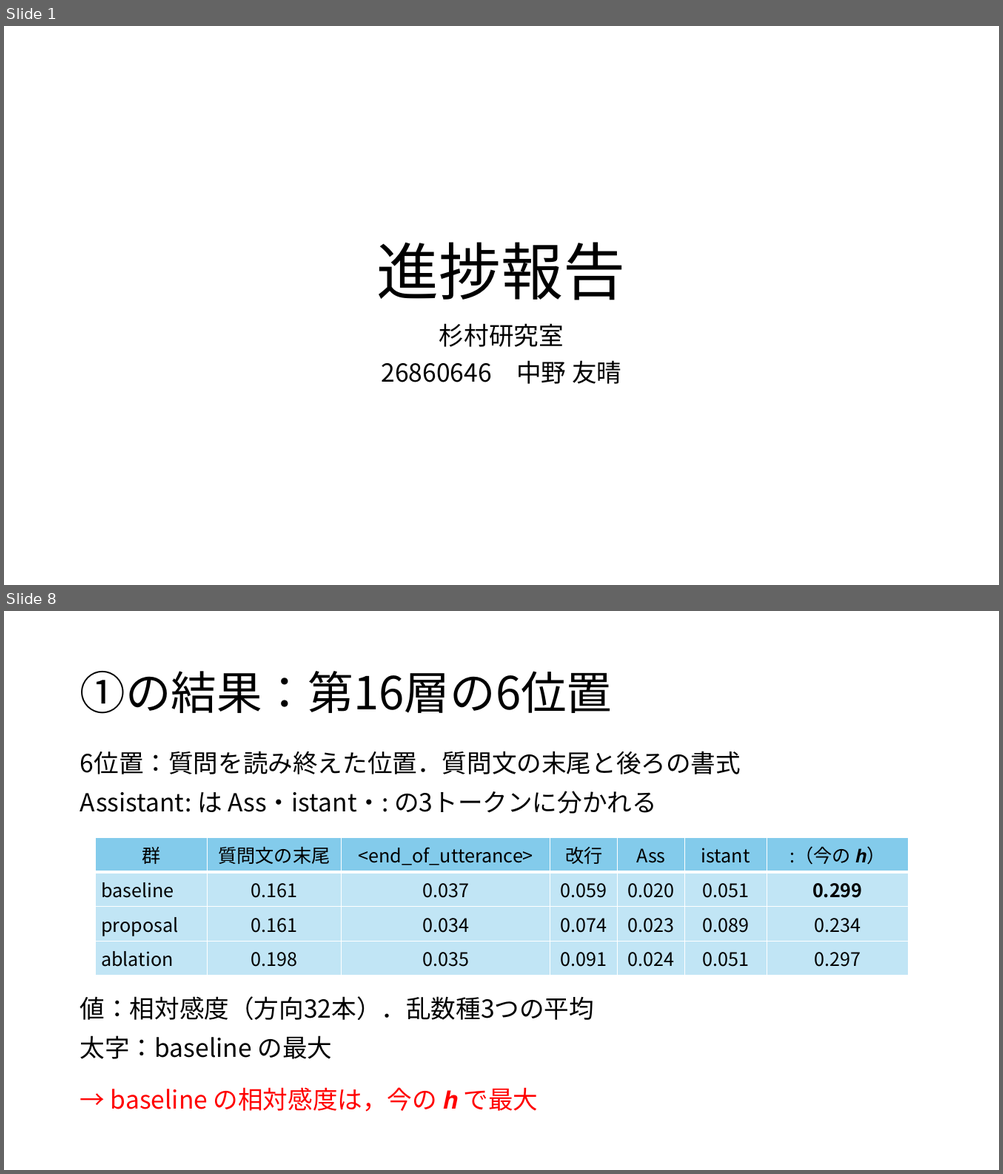
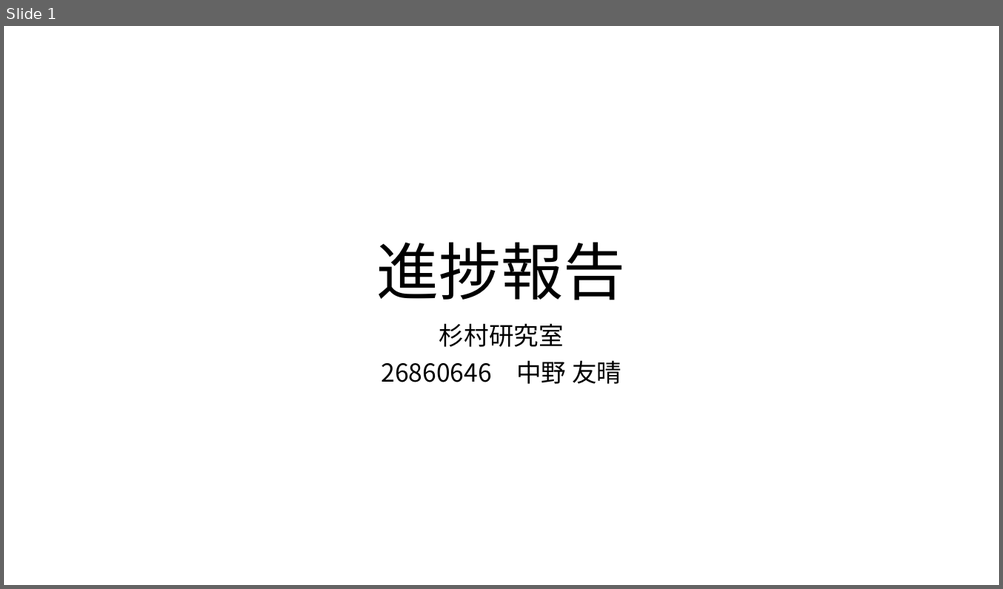
Before and after one commit to tomoking2004/taskalign, a slide deck: presentations/20261127_進捗報告.pptx. Shown one above the other, each under a label of ours: slides 1 and 8 before the commit, slide 1 after it; the slides between them are not shown. The pictures are 1003x1174 and 1003x589 pixels, drawn with LibreOffice and Linux fonts; fonts in the diff are those of the drawing. Boxes give left, top, right and bottom in pixels: in the first picture for what was removed or moved away, otherwise in the second. Text is boxed around its words. In the diff, an @@ line names an element or a change of style, - is before the commit and + after.

```diff
--- a/presentations/20261127_進捗報告.pptx
+++ b/presentations/20261127_進捗報告.pptx
@@ slide 8 removed at [4, 611, 999, 1170], background #FFFFFF @@
@@ title removed at [79, 671, 612, 714] @@
-①の結果：第16層の6位置
@@ text removed at [80, 751, 740, 814] @@
-6位置：質問を読み終えた位置．質問文の末尾と後ろの書式
-Assistant: は Ass・istant・: の3トークンに分かれる
@@ table removed at [95, 838, 908, 972], 4 rows, 7 columns @@
-群 | 質問文の末尾 | <end_of_utterance> | 改行 | Ass | istant | :（今の 𝒉）
-baseline | 0.161 | 0.037 | 0.059 | 0.020 | 0.051 | 0.299
-proposal | 0.161 | 0.034 | 0.074 | 0.023 | 0.089 | 0.234
-ablation | 0.198 | 0.035 | 0.091 | 0.024 | 0.051 | 0.297
@@ text removed at [80, 997, 594, 1059] @@
-値：相対感度（方向32本）．乱数種3つの平均
-太字：baseline の最大
@@ text removed at [111, 1088, 538, 1112] @@
-→ baseline の相対感度は，今の 𝒉 で最大
```
Also in this commit, not shown: 6 slides changed, 5 slides added, 7 other slides removed, 2 other files.
